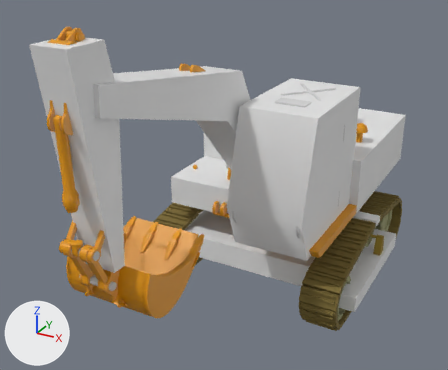
The FBX model applications/media/excavator.fbx as it was, and as the next commit left it.
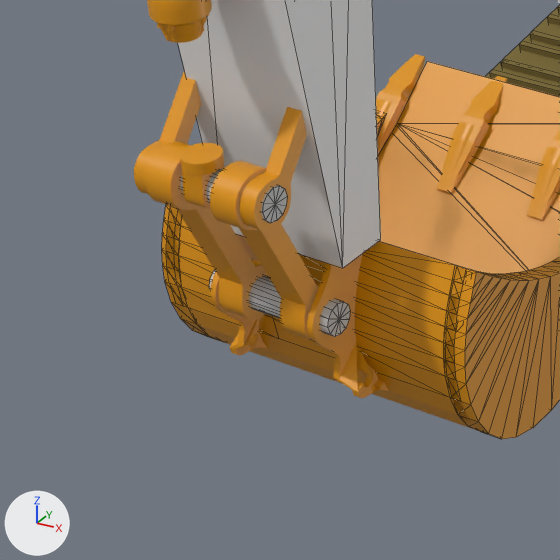
There are two pictures of each version: one whole from a camera (50 mm lens) standing at (5.12, -12.38, 7.64) and looking at (-0.37, -2.39, 2.64), one close up on the part from 5% to 39% of the width and 54% to 95% of the height. Lighting does not change. The marker at lower left points along +X, +Y and +Z. The close-ups show mesh edges as thin lines. Where no turn or scale is listed for an object, it has been applied to the vertices.

The scene before the commit, as lines of its bpy script (objects in view):
```python
me_mesh_051 = bpy.data.meshes.new('Mesh.051')
me_mesh_051.from_pydata(...)  # 3225 vertices, 6350 faces; spans x -0.39..0.39, y -0.66..0.19, z -2.88..0.92
# faces by material slot: [6306, 44]
me_mesh_051.materials.append(mat_03___default)  # orange #e19500
me_mesh_051.materials.append(mat_01___default)  # light grey #cacaca
me_mesh_057 = bpy.data.meshes.new('Mesh.057')
me_mesh_057.from_pydata(...)  # 156 vertices, 308 faces; spans x -0.05..0.05, y -0.76..0.76, z -0.46..0.46
me_mesh_057.materials.append(mat_03___default)  # orange #e19500
me_mesh_060 = bpy.data.meshes.new('Mesh.060')
me_mesh_060.from_pydata(...)  # a 12-sided cylinder along x spanning x -0.592..0.0, y -0.07..0.07, z -0.07..0.07
me_mesh_060.materials.append(mat_01___default)  # light grey #cacaca
ob_arm02 = bpy.data.objects.new('arm02', me_mesh_051)
ob_arm02.location = (-0.296, -6.229, 5.416)
ob_hidden_convexhull__b00 = bpy.data.objects.new('hidden_convexhull_ b00', me_mesh_057)
ob_hidden_convexhull__b00.location = (-0.994, -5.504, 2.41)
ob_pin002 = bpy.data.objects.new('pin002', me_mesh_060)
ob_pin002.location = (0.0, -6.399, 2.646)
# also in view: 'rightThread_06' at (-1.92, -1.89, 1.26); 'hidden_convexhull_ b006' at (0.44, -5.5, 2.41); 'pin004' at (-0.3, -6.7, 3.31); 'rightThread_07' at (-1.92, -2.21, 1.21); 'bucket' at (-0.29, -5.52, 2.55)
```
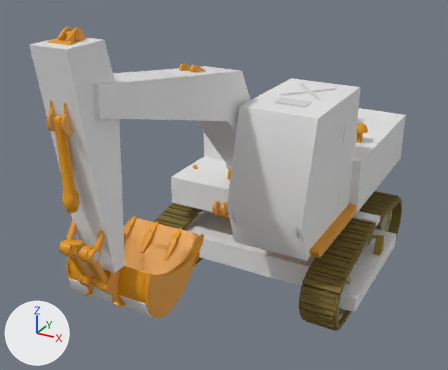
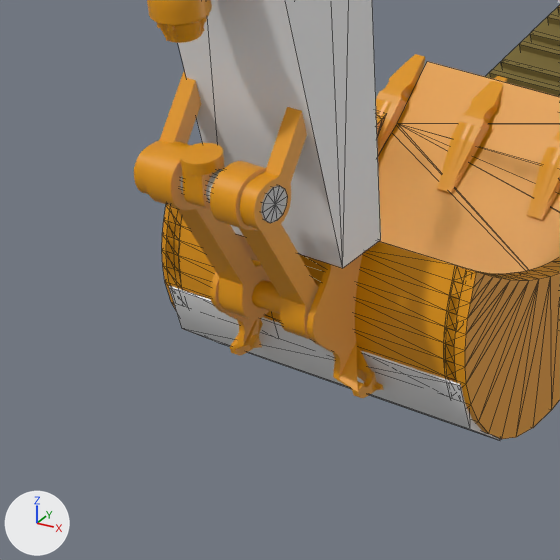
Commit message: added final control to excavator demo.

Location of each change, [x1, y1, x2, y2] in pixels of the close-ups (560 x 560 px):
'hidden_convexhull_ b06', added
    after: [169, 286, 501, 440]
'pin002', deleted
    before: [209, 270, 350, 337]

The change, as a list of edits to the scene's bpy script:
```text
Add me_mesh_059_1:
    me_mesh_059_1.from_pydata([(-0.738, 0.224, -0.427), (0.738, 0.224, -0.427), (-0.738, 0.285, -0.371), (0.738, 0.285, -0.371), (-0.738, -0.021, -0.016), (0.738, -0.021, -0.016), (-0.738, 0.04, 0.04), (0.738, 0.04, 0.04), (0.738, 0.025, -0.247), (-0.738, 0.025, -0.247)], [], [(0, 2, 3), (3, 1, 0), (4, 5, 7), (7, 6, 4), (1, 8, 9), (9, 0, 1), (1, 3, 7), (7, 5, 8), (1, 7, 8), (3, 2, 6), (6, 7, 3), (2, 0, 9), (2, 9, 4), (2, 4, 6), (5, 4, 9), (9, 8, 5)])
Remove ob_pin002:
    ob_pin002 = bpy.data.objects.new('pin002', me_mesh_060)
    ob_pin002.location = (0.0, -6.399, 2.646)
Add ob_hidden_convexhull__b06:
    ob_hidden_convexhull__b06 = bpy.data.objects.new('hidden_convexhull_ b06', me_mesh_059_1)
    ob_hidden_convexhull__b06.location = (-0.281, -6.24, 2.422)
```
